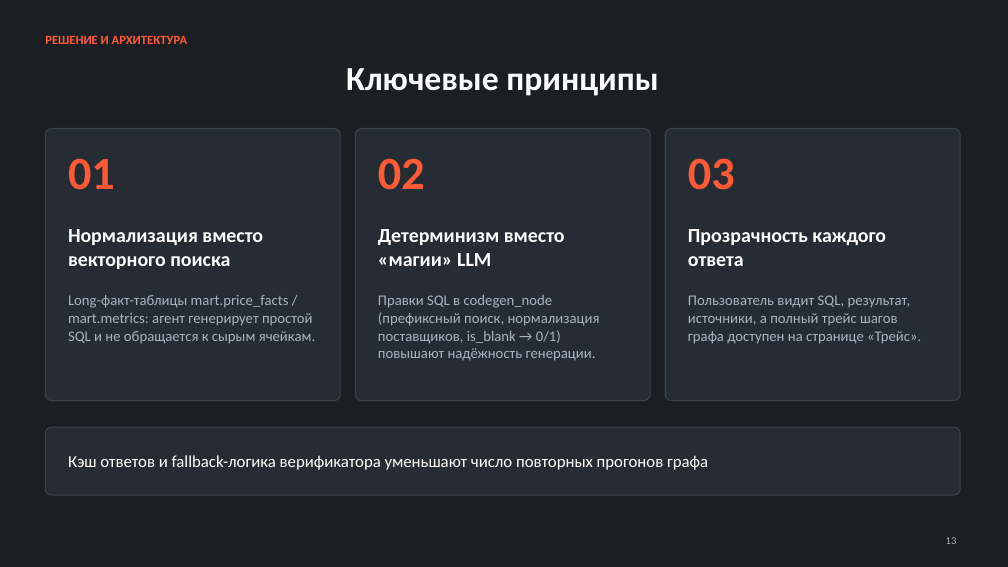
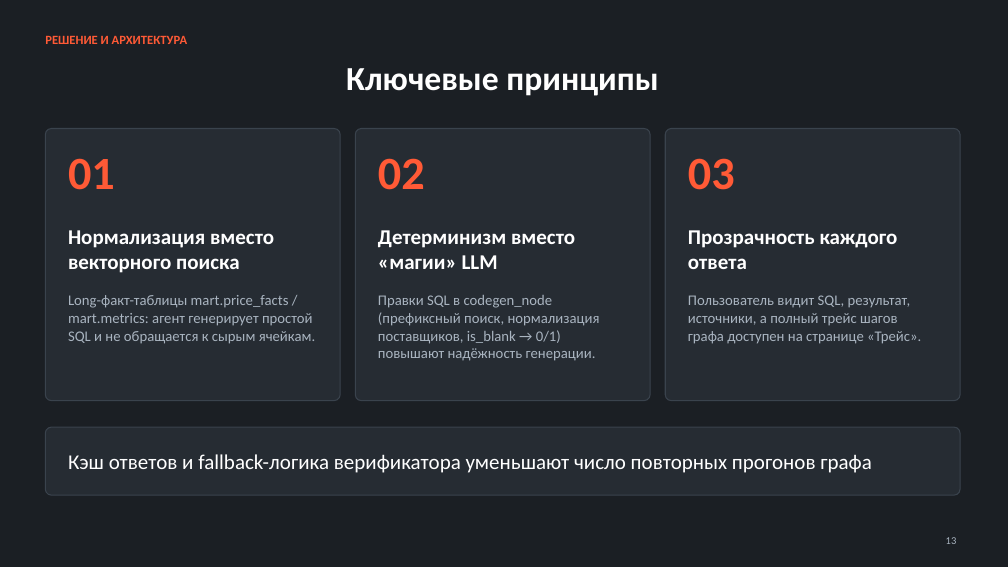
Before and after one commit to kostIT13/EVRAZ_ExcelAgent, a slide deck: slide 3 of data/EVRAZ_Agent_main.pptx. Drawn at 1008x567 pixels with LibreOffice and Linux fonts; fonts in the diff are those of the drawing. Boxes give left, top, right and bottom in pixels: in the first picture for what was removed or moved away, otherwise in the second. Text is boxed around its words. In the diff, an @@ line names an element or a change of style, - is before the commit and + after.

```diff
--- a/data/EVRAZ_Agent_main.pptx
+++ b/data/EVRAZ_Agent_main.pptx
@@ size 19 to 20 pt in 3 elements at (68, 230, 274, 273), (378, 230, 575, 269), (688, 230, 898, 269) @@
@@ text "Кэш ответов и fallback-логика верификатора ..." at (68, 454, 872, 473): size 16 to 20 pt @@
```
Also in this commit, not shown: 9 other slides changed, 59 other files.
